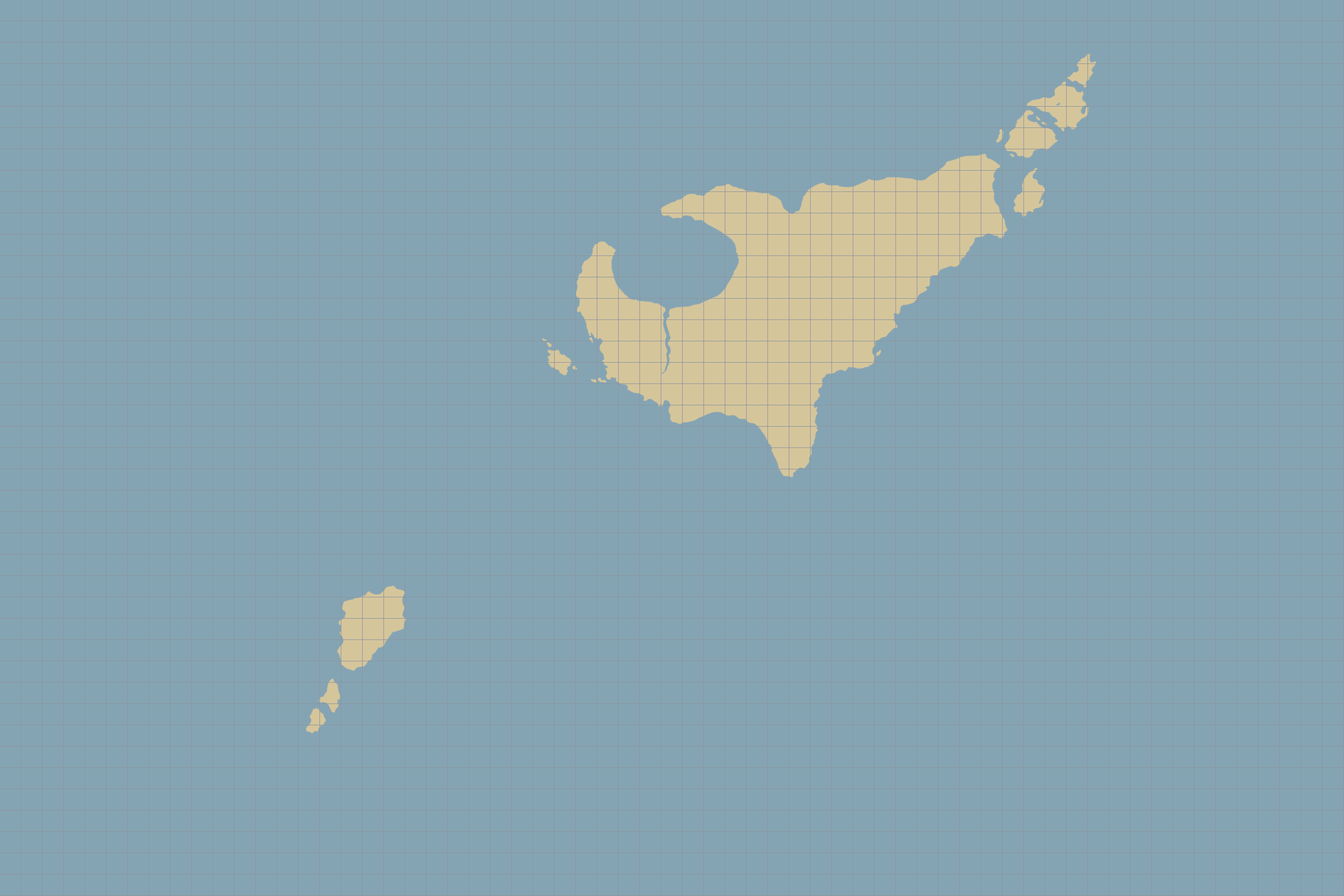
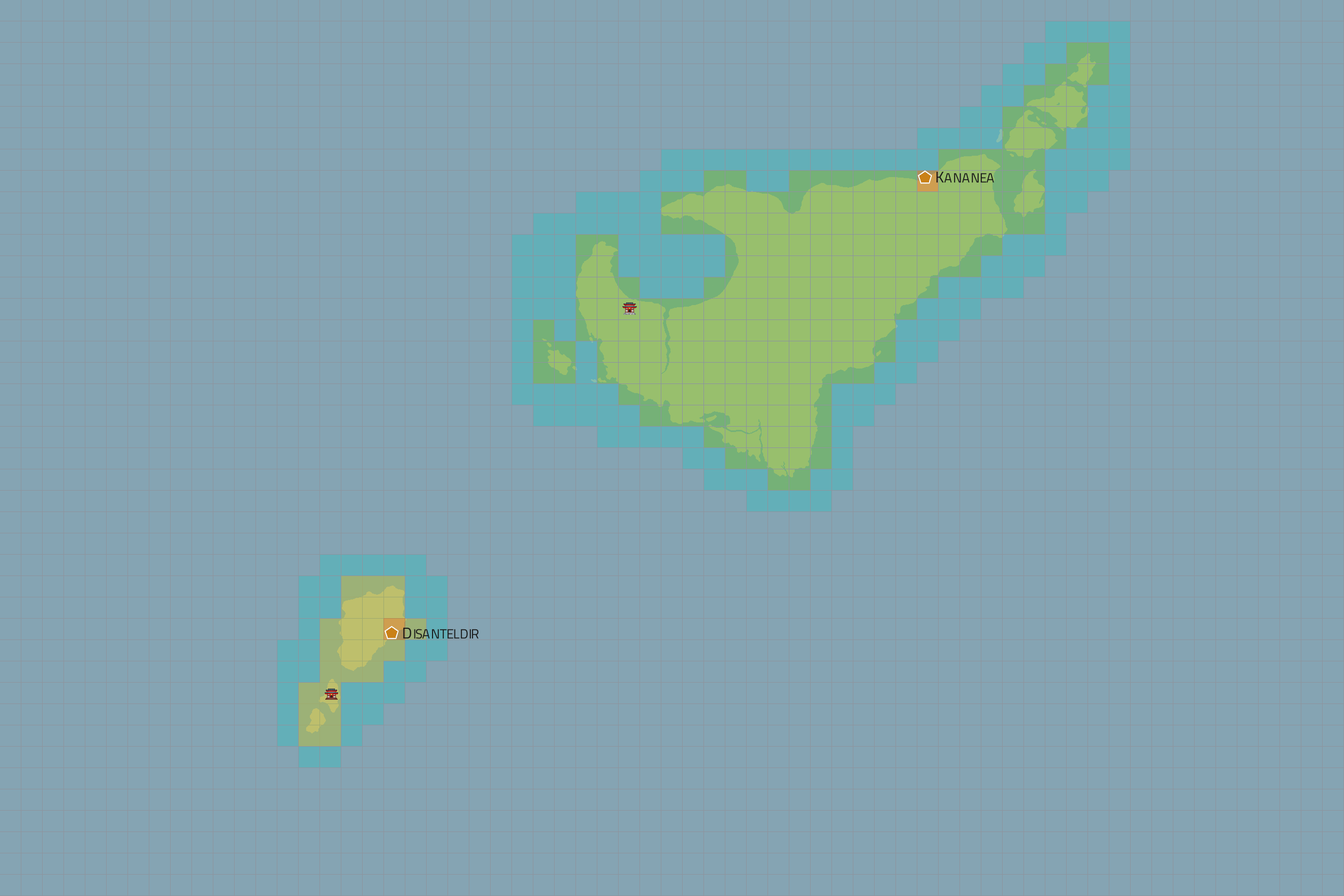
Layers edited between the first and the second 1344px x 896px image:
added layer "PoIs" above "Names: Settlements" over left=305, top=277, right=681, bottom=755
added layer "Settlements" above "Regions" over left=358, top=129, right=973, bottom=675
added layer "Regions" (57%) above "Grid" over left=277, top=21, right=1130, bottom=768
painted on "Grid" over left=277, top=21, right=1130, bottom=768
painted on "Landmass" over left=277, top=34, right=1127, bottom=751
painted on "Water" over left=277, top=21, right=1130, bottom=768
